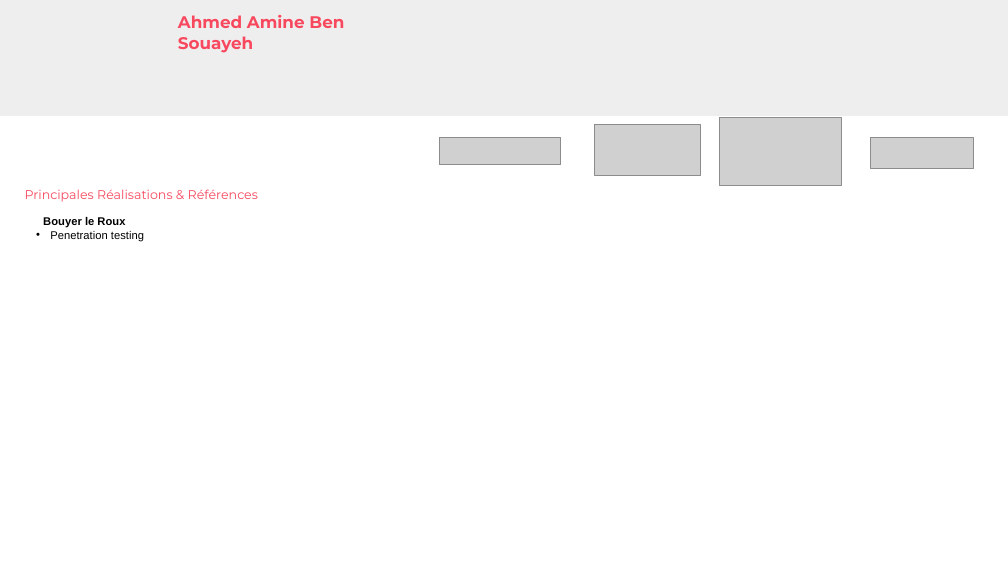
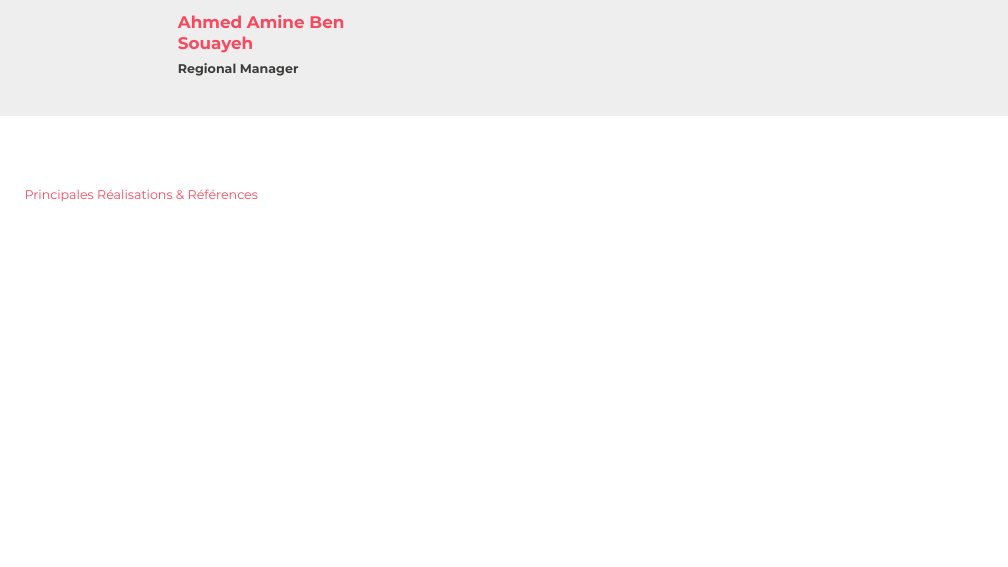
Before and after one commit to OmarDahmen97/DevosmartBid, a slide deck: slide 2 of generated_cvs/6a75918d8dcfd53b573b8eef.pptx. Drawn at 1008x567 pixels with LibreOffice and Linux fonts; fonts in the diff are those of the drawing; grey boxes stand for pictures; background and template pictures are left out. Boxes give left, top, right and bottom in pixels: in the first picture for what was removed or moved away, otherwise in the second. Text is boxed around its words. In the diff, an @@ line names an element or a change of style, - is before the commit and + after.

```diff
--- a/generated_cvs/6a75918d8dcfd53b573b8eef.pptx
+++ b/generated_cvs/6a75918d8dcfd53b573b8eef.pptx
@@ text added at <box>178,63,299,76</box>, 9 pt, text #3C3C3A, bold @@
+Regional Manager
@@ picture removed at <box>719,118,841,186</box> @@
@@ picture removed at <box>439,138,560,165</box> @@
@@ picture removed at <box>595,125,701,176</box> @@
@@ picture removed at <box>871,138,974,169</box> @@
@@ text removed at <box>43,217,144,241</box> @@
-Bouyer le Roux
-• Penetration testing
```
Also in this commit, not shown: 1 other slide changed, 2 other files.
